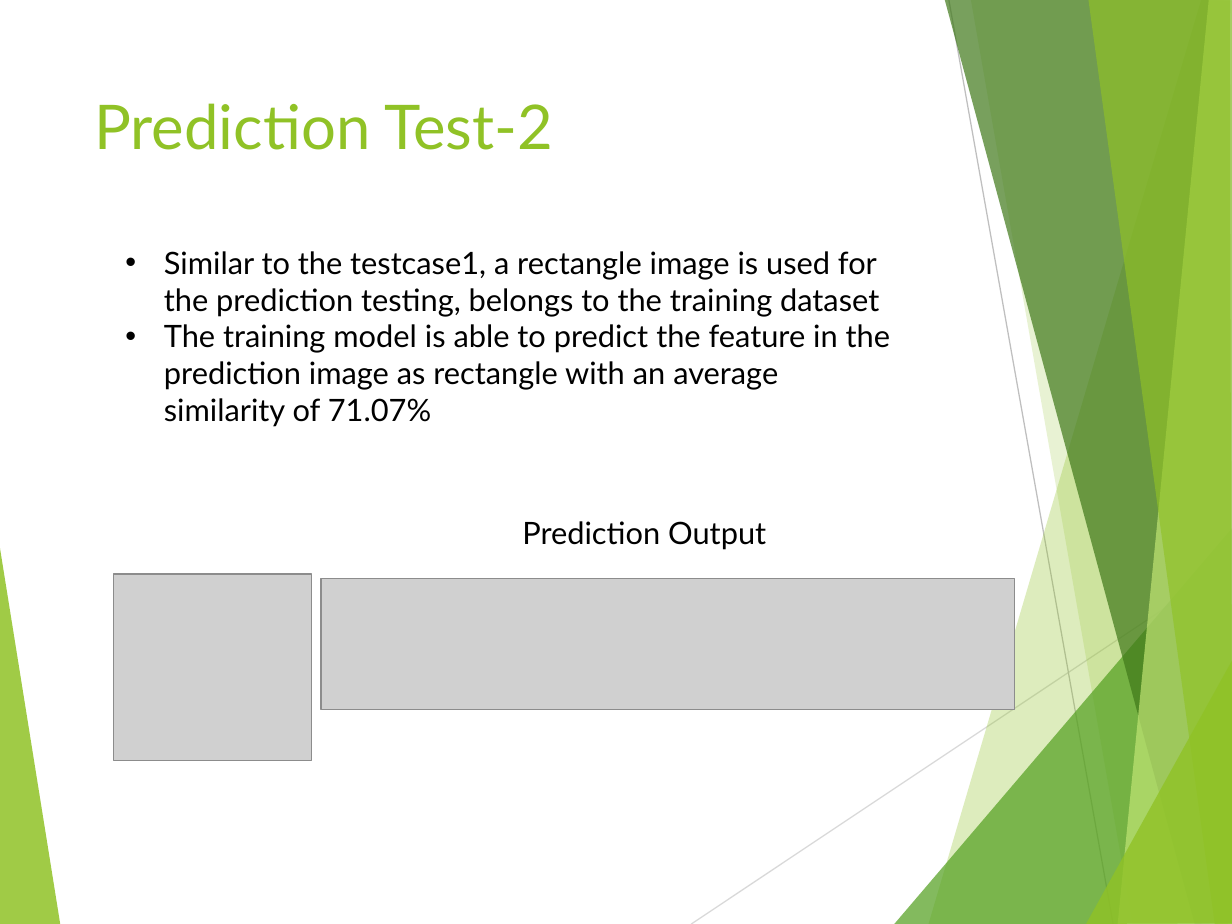
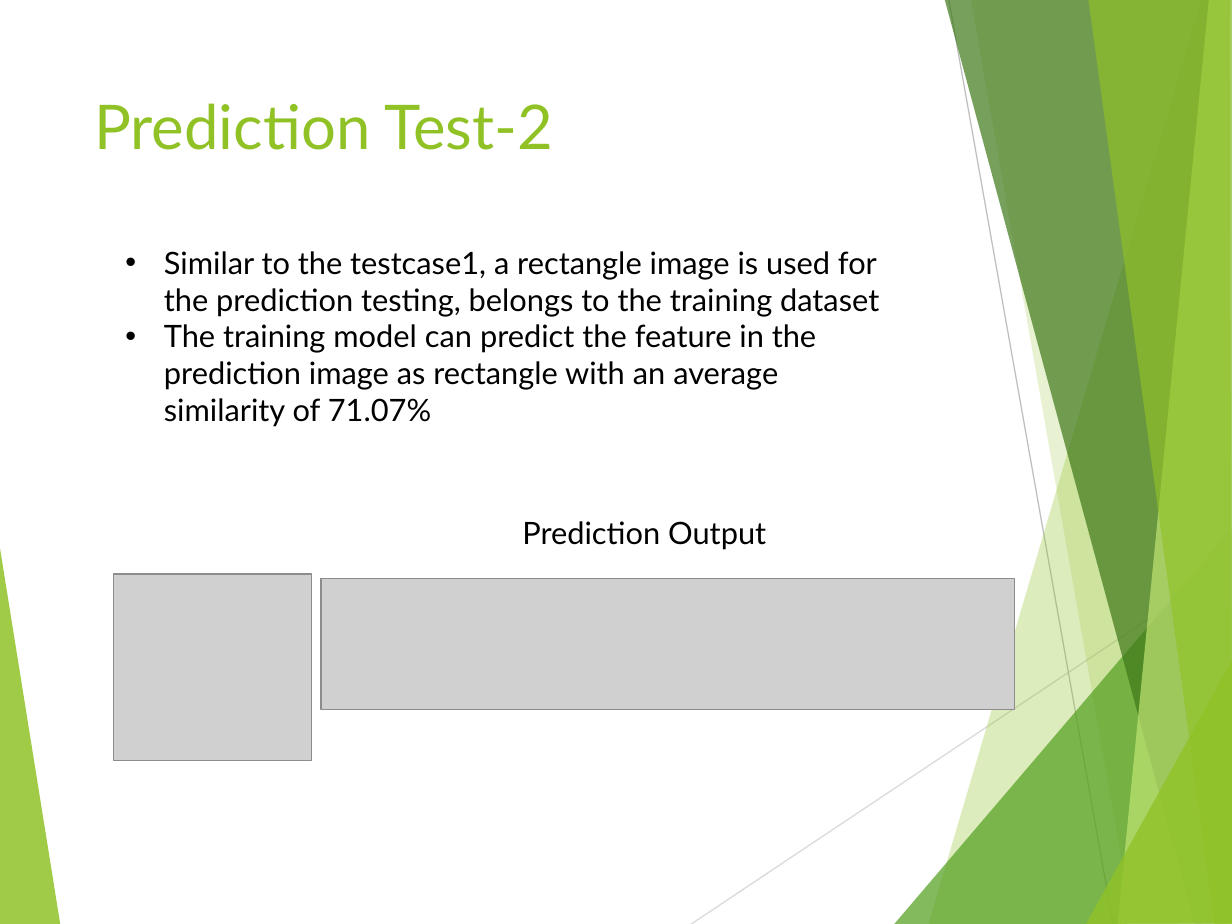
Before and after one commit to ddobric/neocortexapi-classification, a slide deck: slide 11 of MySEProject/Documentation/Analyze Image classification on simple shapes.pptx. Drawn at 1232x924 pixels with LibreOffice and Linux fonts; fonts in the diff are those of the drawing; grey boxes stand for pictures. Boxes give left, top, right and bottom in pixels: in the first picture for what was removed or moved away, otherwise in the second. Text is boxed around its words. In the diff, an @@ line names an element or a change of style, - is before the commit and + after.

```diff
--- a/MySEProject/Documentation/Analyze Image classification on simple shapes.pptx
+++ b/MySEProject/Documentation/Analyze Image classification on simple shapes.pptx
@@ text at (164,324,816,427): text changed @@
-• The training model is able to predict the feature in the prediction image as rectangle with an average similarity of 71.07%
+• The training model can predict the feature in the prediction image as rectangle with an average similarity of 71.07%
```
Also in this commit, not shown: 2 other slides changed, 1 other file.
